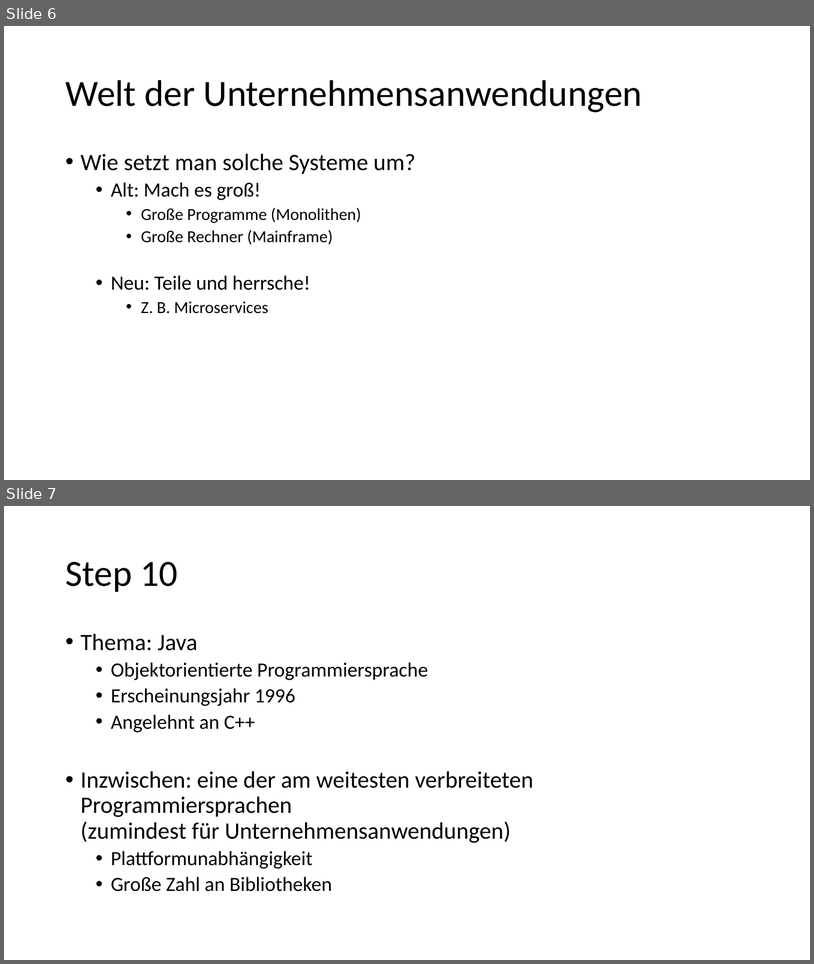
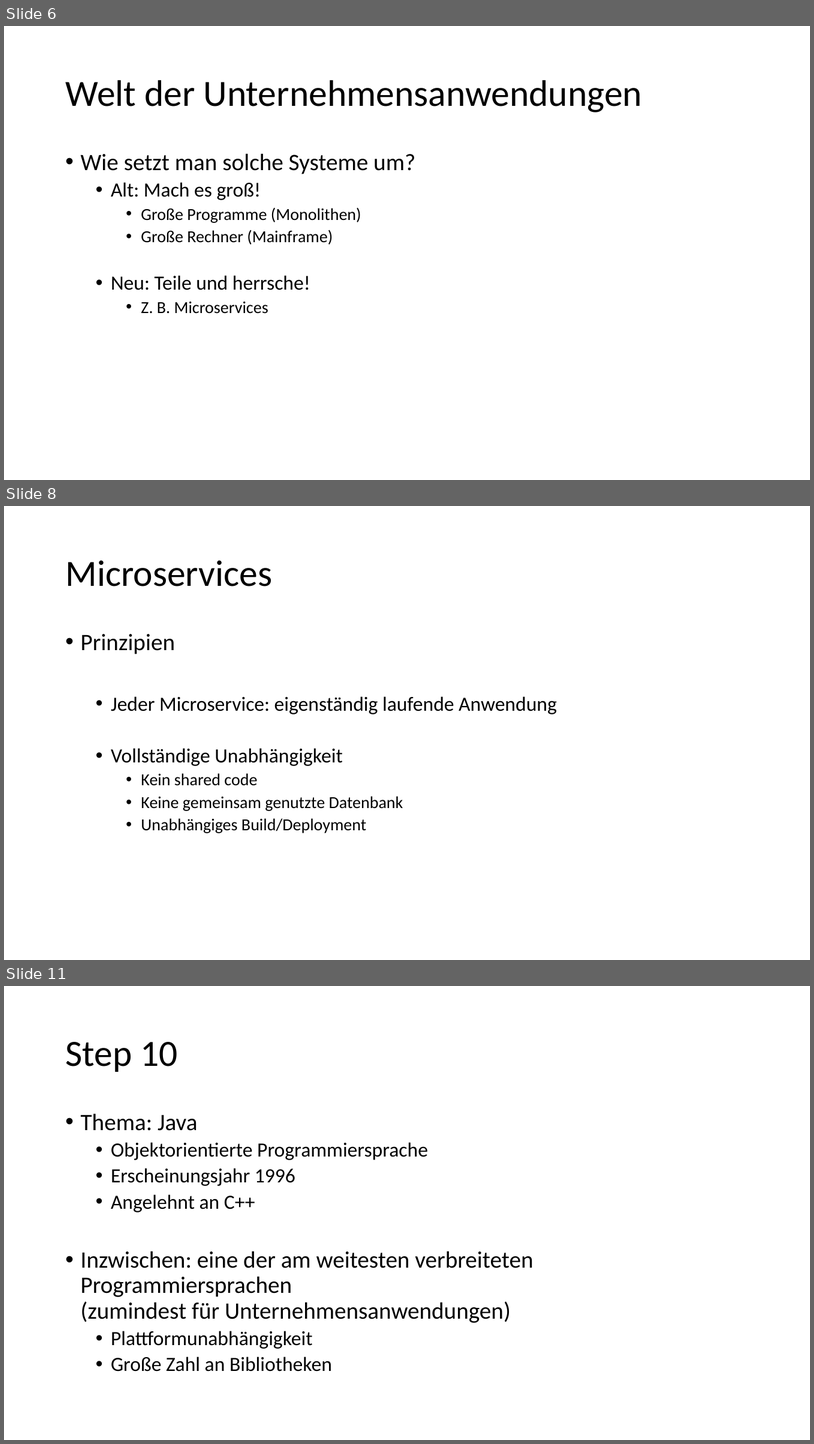
Before and after one commit to igeldo/PR4-SoSe23, a slide deck: Java-Starter.pptx. Shown one above the other, each under a label of ours: slides 6 and 7 before the commit, slides 6, 8 and 11 after it; the slides between them are not shown. The pictures are 814x964 and 814x1444 pixels, drawn with LibreOffice and Linux fonts; fonts in the diff are those of the drawing. Boxes give left, top, right and bottom in pixels: in the first picture for what was removed or moved away, otherwise in the second. Text is boxed around its words. In the diff, an @@ line names an element or a change of style, - is before the commit and + after.

```diff
--- a/Java-Starter.pptx
+++ b/Java-Starter.pptx
@@ slide 8 added at (x1=4, y1=506, x2=810, y2=960), background #FFFFFF @@
@@ title added at (x1=65, y1=560, x2=272, y2=586), 44 pt, text #000000 @@
+Microservices
@@ text added at (x1=81, y1=634, x2=557, y2=833), 24 pt, text #000000 @@
+• Prinzipien
+  • Jeder Microservice: eigenständig laufende Anwendung
+  • Vollständige Unabhängigkeit
+    • Kein shared code
+    • Keine gemeinsam genutzte Datenbank
+    • Unabhängiges Build/Deployment
@@ what was slide 7 is now slide 11 @@
```
Also in this commit, not shown: 3 slides changed, 7 other slides added.
